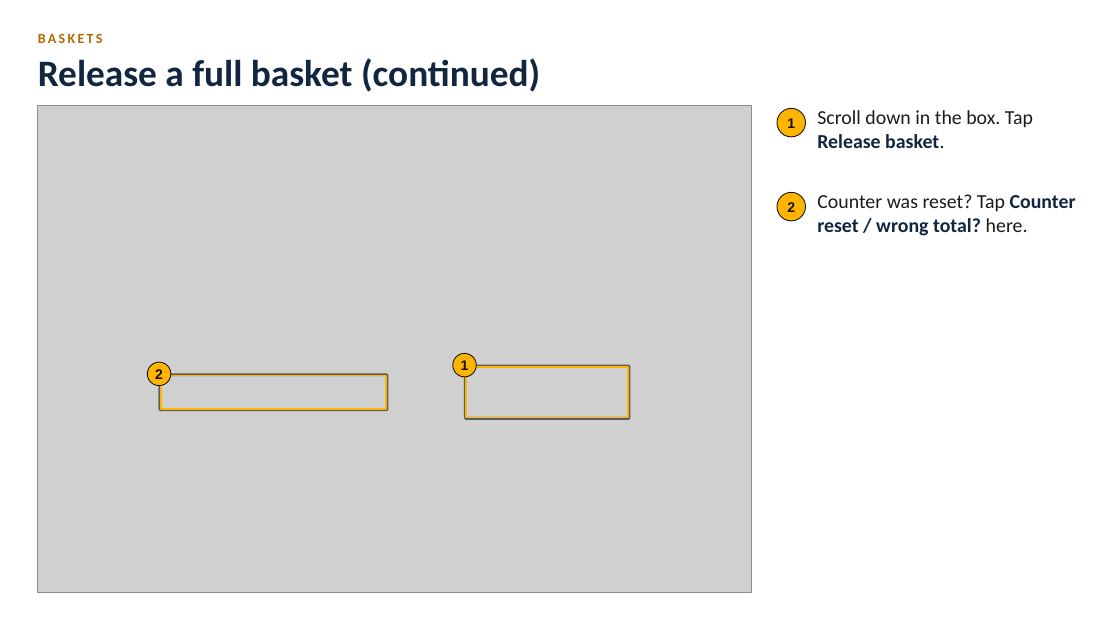
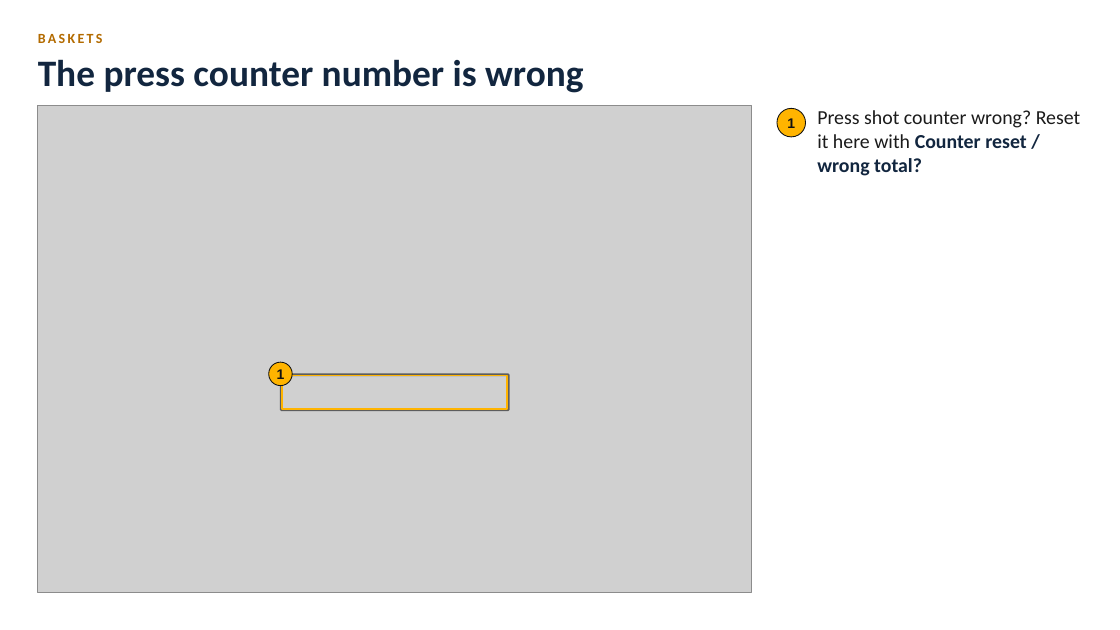
Before and after one commit to BR-Customers/MPP, a slide deck: slide 11 of docs/training/diecast/MPP_DieCast_Training.pptx. Drawn at 1120x630 pixels with LibreOffice and Linux fonts; fonts in the diff are those of the drawing; grey boxes stand for pictures. Boxes give left, top, right and bottom in pixels: in the first picture for what was removed or moved away, otherwise in the second. Text is boxed around its words. In the diff, an @@ line names an element or a change of style, - is before the commit and + after.

```diff
--- a/docs/training/diecast/MPP_DieCast_Training.pptx
+++ b/docs/training/diecast/MPP_DieCast_Training.pptx
@@ text at [38, 59, 583, 93]: text changed @@
-Release a full basket (continued)
+The press counter number is wrong
@@ text at [817, 110, 1081, 176]: text changed @@
-Counter was reset? Tap Counter reset / wrong total? here.
+Press shot counter wrong? Reset it here with Counter reset / wrong total?
@@ text removed at [817, 110, 1033, 148] @@
-Scroll down in the box. Tap Release basket.
@@ ellipse removed at [777, 192, 806, 221] @@
@@ text removed at [787, 202, 795, 212] @@
-2
@@ ellipse removed at [453, 354, 476, 377] @@
@@ text removed at [155, 369, 163, 379] @@
-2
@@ text "1": place and size @@
-text "1" at [461, 360, 469, 370]
+text "1" at [277, 369, 285, 379]
@@ 2 rectangles, 1 ellipse: place and size @@
-2 rectangles, 1 ellipse at [147, 362, 386, 410]
+2 rectangles, 1 ellipse at [269, 362, 508, 410]
@@ rectangle removed at [465, 366, 629, 418] @@
@@ rectangle removed at [466, 367, 628, 418] @@
```
Also in this commit, not shown: 6 other slides changed, 7 other files.
